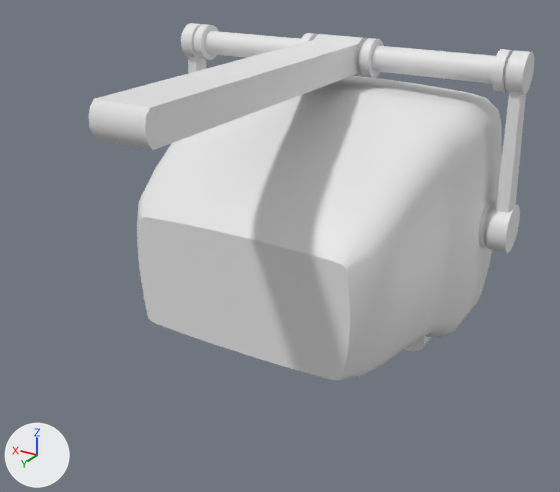
A saved change to the FBX model obj/tvCRT.fbx.
The view is the same before and after, from a 50 mm lens placed at (-2.99, 5.54, 1.69), pointed at (-0.22, 0.92, -0.62). The axes (+X, +Y, +Z) are drawn at lower left. The lights are the same throughout. Where no turn or scale is listed for an object, it has been applied to the vertices.

The first picture shows 'bracket', 'monitor'.
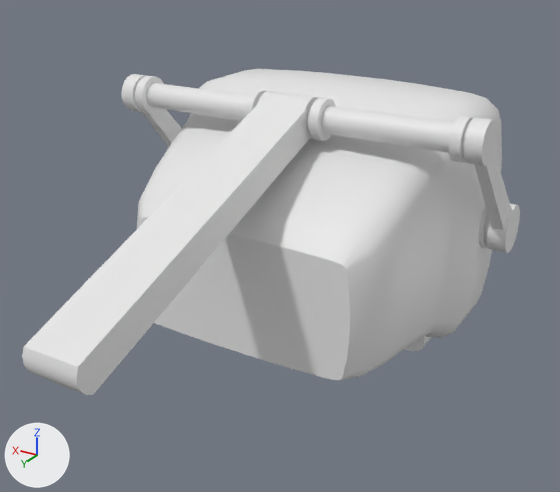
Boxes (x1, y1, x2, y2) around the edits, measured in the pictures (560 x 492 px):
'bracket', reshaped, moved, turned: before (88, 23, 534, 253); after (121, 74, 520, 253)
'cron', added: after (22, 90, 336, 395)

The edits, one by one:
me_mesh is used by ob_bracket; location (0.0, 0.856, 0.352); rotation (1.571, 0.0, 0.0), in degrees (90, 0, 0); scale (0.01, 0.01, 0.01).
me_mesh had 736 vertices, 734 faces and spanned x -160.0..160.0, y -121.0..40.0, z -149.0..149.0.
me_mesh now has 737 vertices, 524 faces and spans x -160.0..160.0, y -20.0..141.0, z -278.0..20.0.
me_mesh part 1: 736 vertices removed from x -160.0..160.0, y -121.0..40.0, z -149.0..149.0; 725 vertices added at x -160.0..160.0, y -20.0..141.0, z -20.0..20.0.
Mesh me_mesh_1 is new.
It has 228 vertices, 210 faces and spans x -0.33..0.33, y -0.16..2.63, z -1.04..0.16.
Object 'bracket' (ob_bracket) moves from (0.0, 0.856, 0.352) to (0.0, -0.437, -0.66).
Object 'bracket' (ob_bracket) turns from (90, 0, 0) to (47, 0, 0) degrees about x, y and z.
Object 'cron' (ob_cron) is new; it shows me_mesh_1.
Its location is (0.0, 0.414, 0.257).
